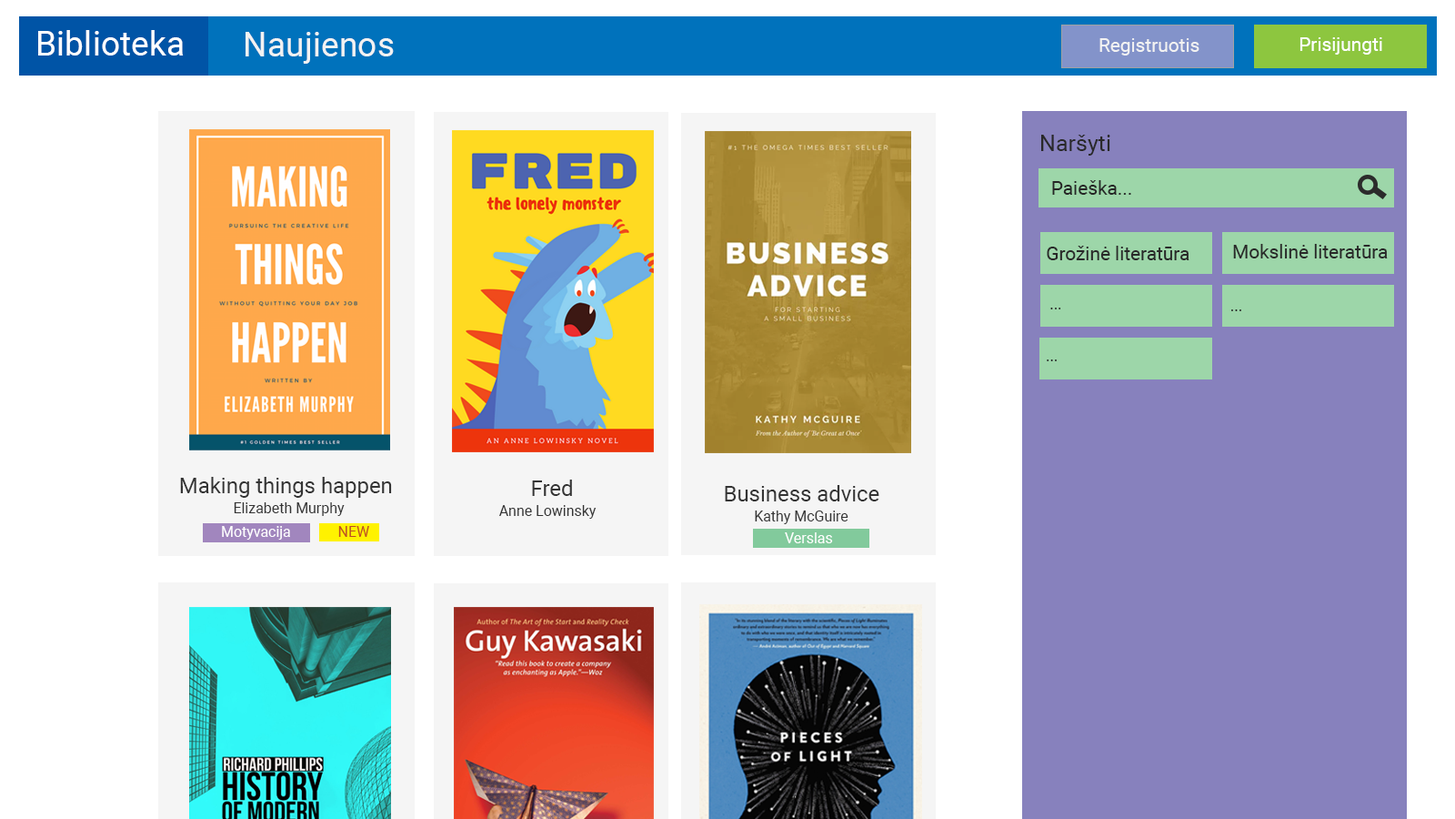
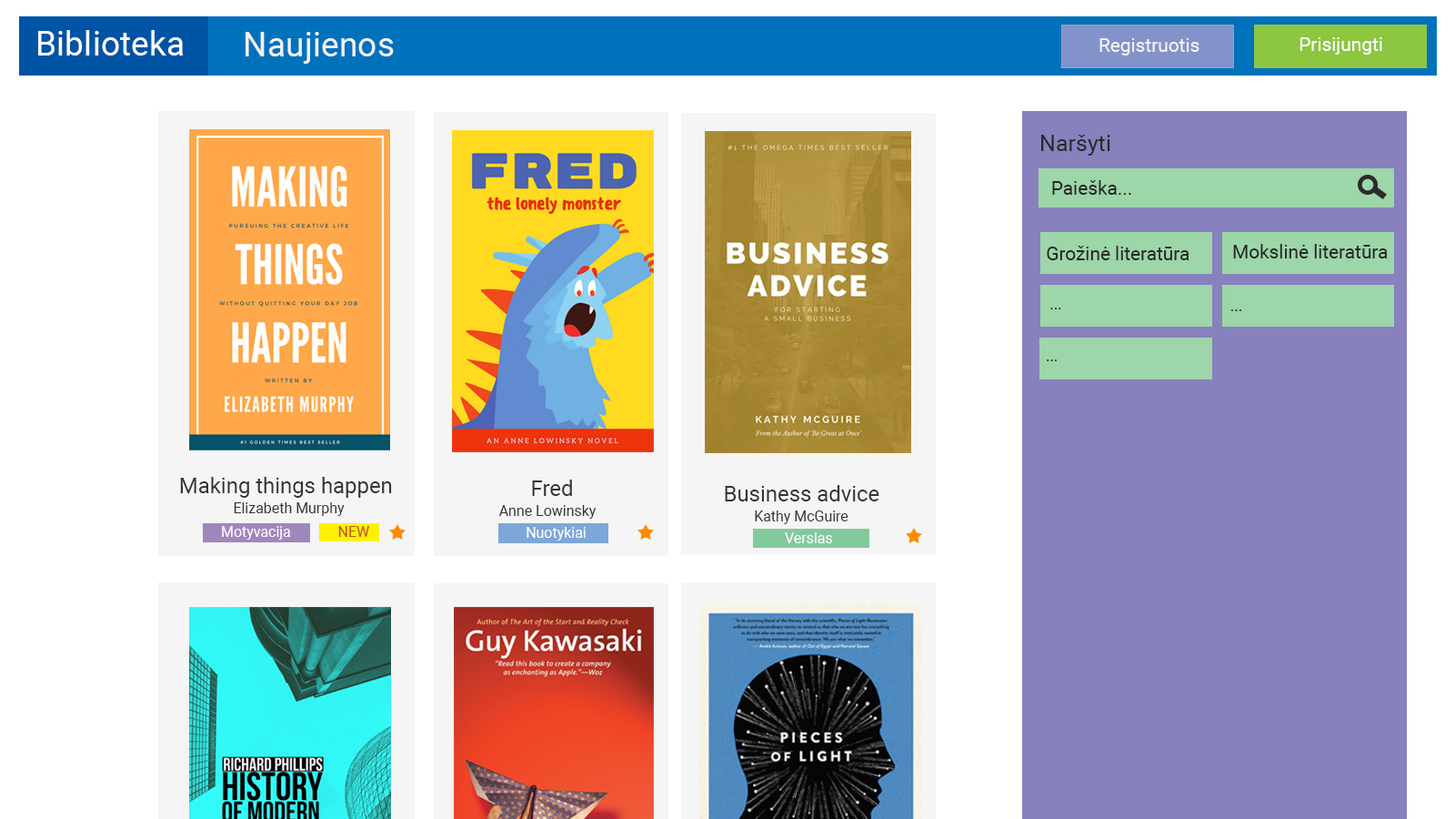
The second 1455 x 819 image is a revision of the first. Changes to its layers:
added layer "Nuotykiai" above "Rectangle 10" over [526, 526, 586, 541]
added layer "Rectangle 10" above "Shape 1 copy 2" over [498, 523, 609, 544]
added layer "Shape 1 copy 2" above "Shape 1 copy" over [905, 527, 923, 544]
added layer "Shape 1 copy" above "Shape 1" over [637, 523, 654, 540]
added layer "Shape 1" above "side menu" over [389, 523, 406, 540]
